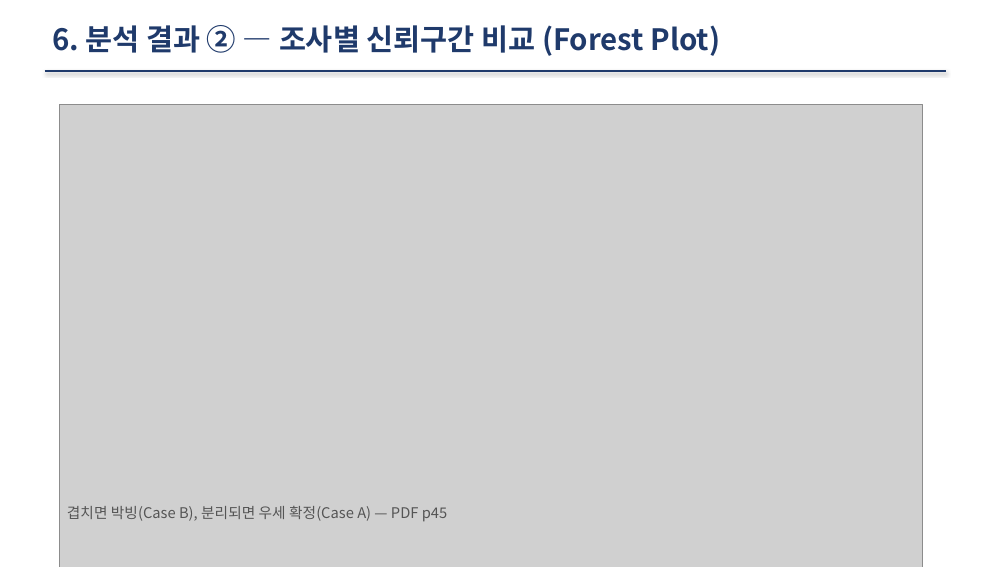
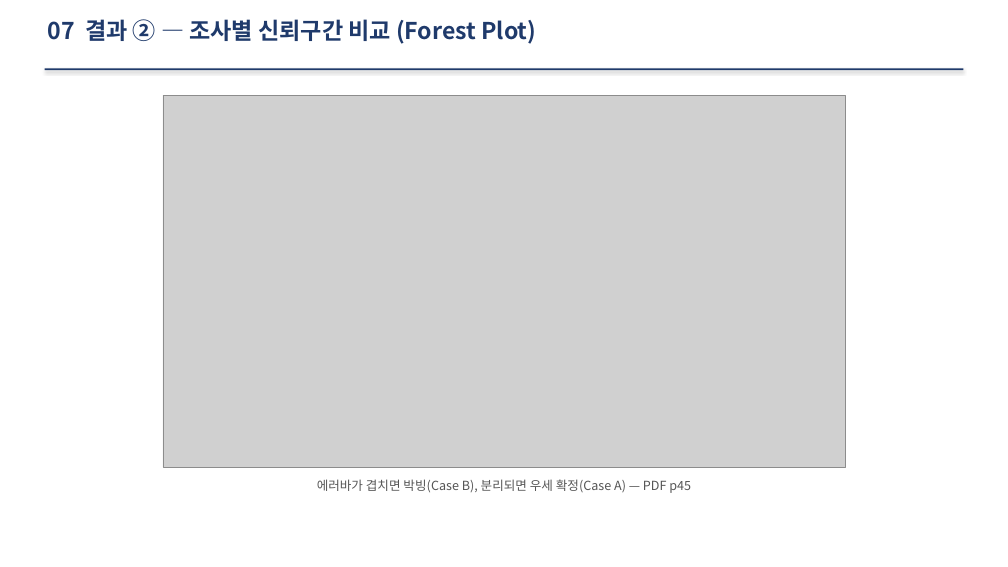
Before and after one commit to chldbswlsl/election, a slide deck: slide 8 of 노희래_통계분석_발표.pptx. Drawn at 1008x567 pixels with LibreOffice and Linux fonts; fonts in the diff are those of the drawing; grey boxes stand for pictures. Boxes give left, top, right and bottom in pixels: in the first picture for what was removed or moved away, otherwise in the second. Text is boxed around its words. In the diff, an @@ line names an element or a change of style, - is before the commit and + after.

Commit message:
fix: PPTX 레이아웃 전면 개선 + 발표 스크립트 docx 분리

```diff
--- a/노희래_통계분석_발표.pptx
+++ b/노희래_통계분석_발표.pptx
@@ text at [48, 19, 536, 44]: text changed; size 28 to 22 pt @@
-6. 분석 결과 ② — 조사별 신뢰구간 비교 (Forest Plot)
+07 결과 ② — 조사별 신뢰구간 비교 (Forest Plot)
@@ line removed from (45, 71) to (947, 71) @@
@@ rectangle added at [45, 69, 963, 70], fill #1F3A6B @@
@@ picture: place and size @@
-picture at [60, 104, 923, 567]
+picture at [163, 95, 845, 467]
@@ text at [317, 479, 691, 493]: text changed; size 14 to 12 pt @@
-겹치면 박빙(Case B), 분리되면 우세 확정(Case A) — PDF p45
+에러바가 겹치면 박빙(Case B), 분리되면 우세 확정(Case A) — PDF p45
```
Also in this commit, not shown: 11 other slides changed, 4 other files.
